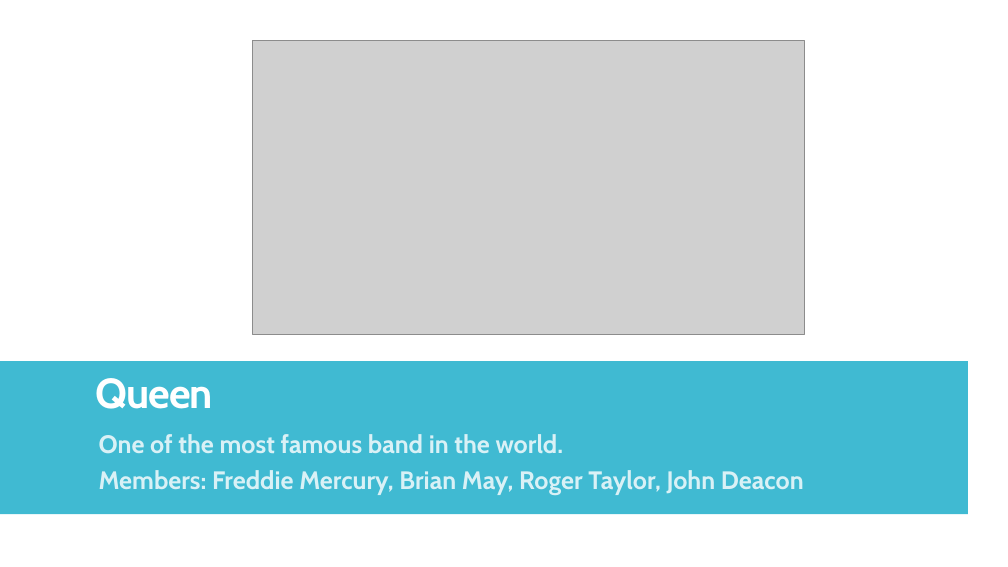
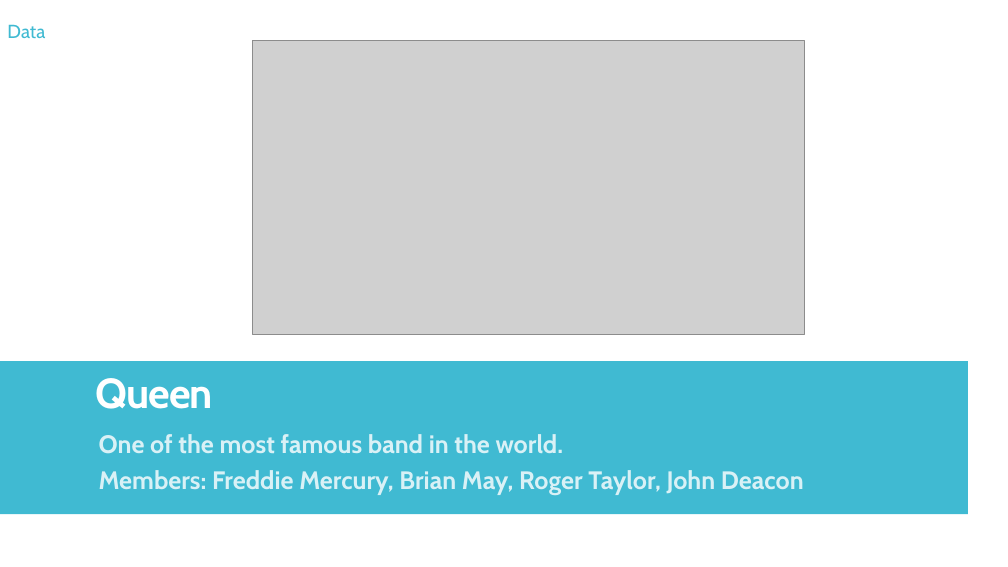
Before and after one commit to mawuliadjei/neuralnetmusicprediction, a slide deck: slide 5 of Generating music with LSTM.pptx (slide 4 before the commit). Drawn at 1008x567 pixels with LibreOffice and Linux fonts; fonts in the diff are those of the drawing; grey boxes stand for pictures. Boxes give left, top, right and bottom in pixels: in the first picture for what was removed or moved away, otherwise in the second. Text is boxed around its words. In the diff, an @@ line names an element or a change of style, - is before the commit and + after.

```diff
--- a/Generating music with LSTM.pptx
+++ b/Generating music with LSTM.pptx
@@ text added at box(7, 24, 45, 38), 18 pt, text #40BAD2 @@
+Data
```
Also in this commit, not shown: 4 other slides changed, 21 slides added, 8 slides removed.
